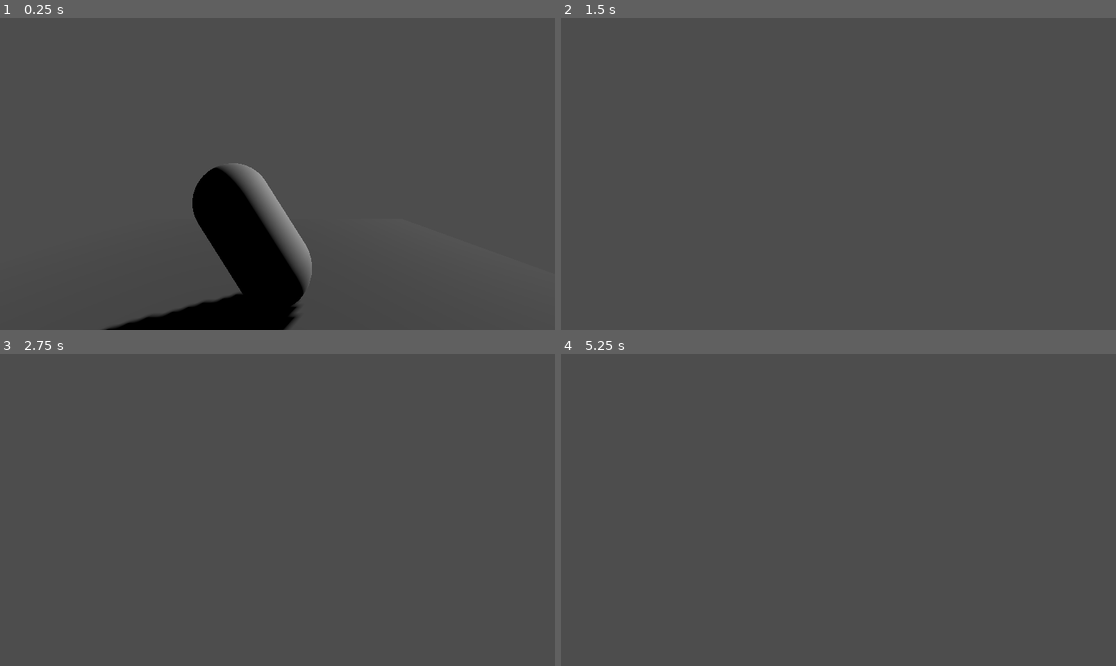
Above: before the commit, frames 1-4 (two rows, left to right).
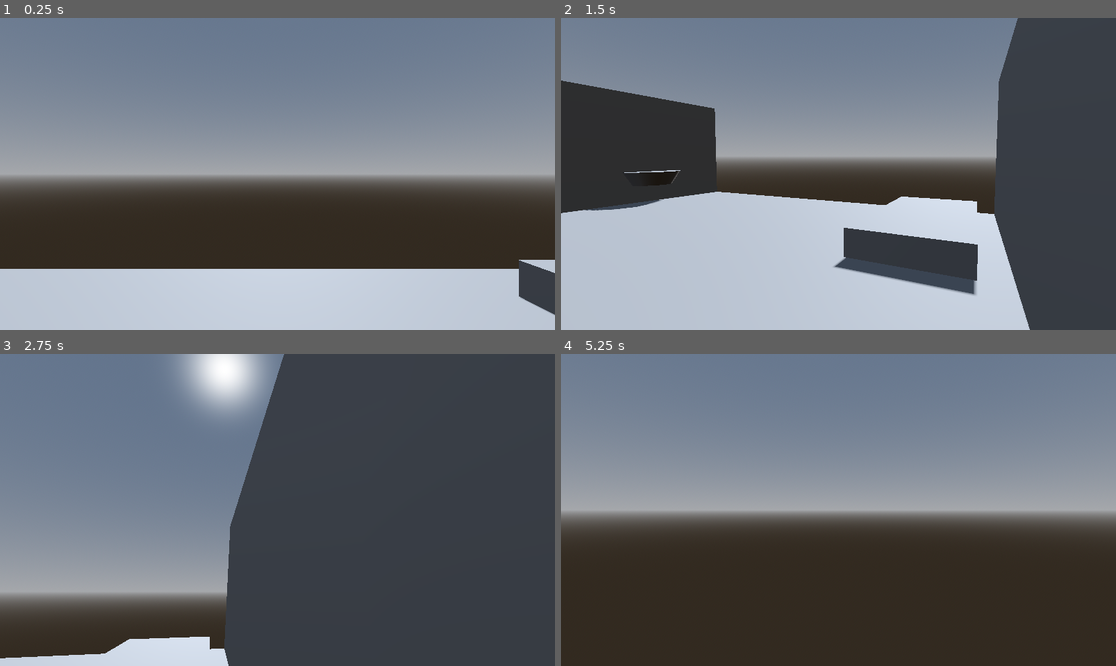
Above: after the commit, the same moments.

Repository: Pulvr/not-acrime
Game: Godot game, scene res://scenes/main/Main_Scene.tscn
Same seed, same stepped clock (60 frames per second), same inputs: the game is played once before the commit and once after it.
Inputs (mouse positions are in pixels of both pictures, inside the frame that each line leads up to):
- Up to frame 1 (0.25 s): no input
- Up to frame 2 (1.5 s): move the mouse to (960, 158) at 0.52 s; hold D (move_right) 0.53-1.28 s; tap Space (jump) at 0.77 s; move the mouse to (727, 189) at 1.27 s; hold S (move_back) from 1.28 s (still down)
- Up to frame 3 (2.75 s): tap Space (jump) at 1.52 s; move the mouse to (333, 441) at 2.02 s; release S (move_back) at 2.03 s; hold D (move_right) from 2.03 s (still down)
- Up to frame 4 (5.25 s): tap Enter at 2.75, 5 s; move the mouse to (810, 572) at 2.77 s; release D (move_right) at 2.78 s; hold W (move_forward) 2.78-3.53 s; tap Space (jump) at 3.02, 3.77, 4.25, 4.52 s; move the mouse to (1005, 556) at 3.52 s; hold A (move_left) 3.53-5.03 s; tap Escape (ui_cancel) at 4.15 s; move the mouse to (672, 463) at 4.27 s; move the mouse to (866, 510) at 5.02 s; hold S (move_back) from 5.03 s (still down)

The runs differ from the first frame. In frame 1, 96% of the frame differs, in the area x 0-100%, y 0-100%; in frame 2, 77%; in frame 3, 42%; in frame 4, 96%.

Commit message:
moved files, can look and move, sink and bed blocker

Diff:
--- /dev/null
+++ b/scenes/level/CellAssets/Bed.tscn
@@ -0,0 +1,17 @@
+[gd_scene format=3 uid="uid://i4rnktyy5fw2"]
+
+[sub_resource type="BoxShape3D" id="BoxShape3D_pra70"]
+size = Vector3(2, 0.5, 4)
+
+[sub_resource type="BoxMesh" id="BoxMesh_52kh1"]
+size = Vector3(2, 0.5, 4)
+
+[node name="Bed" type="Node3D" unique_id=591536656]
+
+[node name="StaticBody" type="StaticBody3D" parent="." unique_id=183825361]
+
+[node name="Collider" type="CollisionShape3D" parent="StaticBody" unique_id=937258279]
+shape = SubResource("BoxShape3D_pra70")
+
+[node name="Mesh" type="MeshInstance3D" parent="StaticBody" unique_id=2099151425]
+mesh = SubResource("BoxMesh_52kh1")
--- /dev/null
+++ b/scenes/level/CellAssets/sink.tscn
@@ -0,0 +1,21 @@
+[gd_scene format=3 uid="uid://d1lo7x64jcq6a"]
+
+[sub_resource type="CylinderMesh" id="CylinderMesh_e6fnn"]
+top_radius = 1.0
+bottom_radius = 0.7
+height = 0.5
+
+[sub_resource type="CylinderShape3D" id="CylinderShape3D_c8c3c"]
+height = 0.5
+radius = 1.0
+
+[node name="Sink" type="Node3D" unique_id=1475671396]
+
+[node name="Body" type="StaticBody3D" parent="." unique_id=912511058]
+
+[node name="Mesh" type="MeshInstance3D" parent="Body" unique_id=1230298537]
+mesh = SubResource("CylinderMesh_e6fnn")
+
+[node name="Collider" type="CollisionShape3D" parent="Body" unique_id=627401169]
+transform = Transform3D(1, 0, 0, 0, 1, 0, 0, 0, 1, 0, 0, -0.013533354)
+shape = SubResource("CylinderShape3D_c8c3c")
--- /dev/null
+++ b/scenes/level/OwnCell/Own_Cell.tscn
@@ -0,0 +1,64 @@
+[gd_scene format=3 uid="uid://c7vlv8yq4s18l"]
+
+[sub_resource type="BoxShape3D" id="BoxShape3D_vb3um"]
+size = Vector3(12, 0.2, 10)
+
+[sub_resource type="BoxMesh" id="BoxMesh_srgae"]
+size = Vector3(12, 0.2, 10)
+
+[sub_resource type="BoxMesh" id="BoxMesh_b6hc8"]
+size = Vector3(12, 4, 0.2)
+
+[sub_resource type="BoxShape3D" id="BoxShape3D_88ksm"]
+size = Vector3(12, 4, 0.2)
+
+[sub_resource type="BoxMesh" id="BoxMesh_216ls"]
+size = Vector3(0.2, 4, 10)
+
+[sub_resource type="BoxShape3D" id="BoxShape3D_b6hc8"]
+size = Vector3(0.2, 4, 10)
+
+[sub_resource type="BoxMesh" id="BoxMesh_30imb"]
+size = Vector3(0.2, 4, 10)
+
+[sub_resource type="BoxShape3D" id="BoxShape3D_216ls"]
+size = Vector3(0.3, 4, 10)
+
+[node name="Own_Cell" type="Node3D" unique_id=1328943470]
+
+[node name="Ground" type="StaticBody3D" parent="." unique_id=1789297809]
+
+[node name="Collider" type="CollisionShape3D" parent="Ground" unique_id=531825150]
+shape = SubResource("BoxShape3D_vb3um")
+
+[node name="Mesh" type="MeshInstance3D" parent="Ground" unique_id=1700668728]
+mesh = SubResource("BoxMesh_srgae")
+
+[node name="Wall_Back" type="StaticBody3D" parent="." unique_id=1156550562]
+transform = Transform3D(1, 0, 0, 0, 1, 0, 0, 0, 1, 0, 1.9662414, 4.9277067)
+
+[node name="MeshInstance3D" type="MeshInstance3D" parent="Wall_Back" unique_id=1051078114]
+mesh = SubResource("BoxMesh_b6hc8")
+
+[node name="CollisionShape3D" type="CollisionShape3D" parent="Wall_Back" unique_id=227723668]
+shape = SubResource("BoxShape3D_88ksm")
+
+[node name="Left_Righ_Walls" type="Node3D" parent="." unique_id=2097487552]
+
+[node name="Wall_Right" type="StaticBody3D" parent="Left_Righ_Walls" unique_id=1073648999]
+transform = Transform3D(1, 0, 0, 0, 1, 0, 0, 0, 1, 5.898626, 1.9547839, 0)
+
+[node name="MeshInstance3D" type="MeshInstance3D" parent="Left_Righ_Walls/Wall_Right" unique_id=1992160947]
+mesh = SubResource("BoxMesh_216ls")
+
+[node name="CollisionShape3D" type="CollisionShape3D" parent="Left_Righ_Walls/Wall_Right" unique_id=1511512054]
+shape = SubResource("BoxShape3D_b6hc8")
+
+[node name="Wall_Left" type="StaticBody3D" parent="Left_Righ_Walls" unique_id=922626842]
+transform = Transform3D(1, 0, 0, 0, 1, 0, 0, 0, 1, -5.935323, 2.0433269, 0)
+
+[node name="MeshInstance3D" type="MeshInstance3D" parent="Left_Righ_Walls/Wall_Left" unique_id=664732775]
+mesh = SubResource("BoxMesh_30imb")
+
+[node name="CollisionShape3D" type="CollisionShape3D" parent="Left_Righ_Walls/Wall_Left" unique_id=15222998]
+shape = SubResource("BoxShape3D_216ls")
--- a/scenes/level/Plane_World.tscn
+++ /dev/null
@@ -1,21 +0,0 @@
-[gd_scene format=3 uid="uid://c7vlv8yq4s18l"]
-
-[sub_resource type="BoxShape3D" id="BoxShape3D_vb3um"]
-size = Vector3(10, 0.2, 10)
-
-[sub_resource type="StandardMaterial3D" id="StandardMaterial3D_vb3um"]
-albedo_color = Color(0.3403393, 0.34033933, 0.3403393, 1)
-
-[sub_resource type="BoxMesh" id="BoxMesh_srgae"]
-material = SubResource("StandardMaterial3D_vb3um")
-size = Vector3(10, 0.2, 10)
-
-[node name="Floor" type="Node3D" unique_id=1328943470]
-
-[node name="Ground" type="StaticBody3D" parent="." unique_id=1789297809]
-
-[node name="Collider" type="CollisionShape3D" parent="Ground" unique_id=531825150]
-shape = SubResource("BoxShape3D_vb3um")
-
-[node name="Mesh" type="MeshInstance3D" parent="Ground" unique_id=1700668728]
-mesh = SubResource("BoxMesh_srgae")
--- /dev/null
+++ b/scenes/level/cell_with_assets.tscn
@@ -0,0 +1,15 @@
+[gd_scene format=3 uid="uid://dsqa847tnoi0a"]
+
+[ext_resource type="PackedScene" uid="uid://c7vlv8yq4s18l" path="res://scenes/level/OwnCell/Own_Cell.tscn" id="1_86qqa"]
+[ext_resource type="PackedScene" uid="uid://i4rnktyy5fw2" path="res://scenes/level/CellAssets/Bed.tscn" id="2_p36wa"]
+[ext_resource type="PackedScene" uid="uid://d1lo7x64jcq6a" path="res://scenes/level/CellAssets/sink.tscn" id="3_p36wa"]
+
+[node name="CellWithAssets" type="Node" unique_id=1841889827]
+
+[node name="Own_Cell" parent="." unique_id=1328943470 instance=ExtResource("1_86qqa")]
+
+[node name="Bed" parent="." unique_id=591536656 instance=ExtResource("2_p36wa")]
+transform = Transform3D(1, 0, 0, 0, 1, 0, 0, 0, 1, 4.3330097, 0.36378026, -1.8355689)
+
+[node name="Sink" parent="." unique_id=1475671396 instance=ExtResource("3_p36wa")]
+transform = Transform3D(-4.371139e-08, 0, 1, 0, 1, 0, -1, 0, -4.371139e-08, -5.9359345, 0.97909427, -2.050541)
--- a/scenes/main/Main_Scene.tscn
+++ b/scenes/main/Main_Scene.tscn
@@ -1,19 +1,27 @@
 [gd_scene format=3 uid="uid://cgodu8m8qwk4j"]
 
-[ext_resource type="PackedScene" uid="uid://c7vlv8yq4s18l" path="res://scenes/level/Plane_World.tscn" id="1_7i1vd"]
-[ext_resource type="PackedScene" uid="uid://cptb6i8wj8lhs" path="res://Pill.tscn" id="2_eyuud"]
+[ext_resource type="PackedScene" uid="uid://dsqa847tnoi0a" path="res://scenes/level/cell_with_assets.tscn" id="3_7i1vd"]
 [ext_resource type="PackedScene" uid="uid://dde3h81eyjbg3" path="res://scenes/player/Player.tscn" id="3_iip3i"]
 
-[node name="Main_Scene" type="Node3D" unique_id=349355966]
+[sub_resource type="ProceduralSkyMaterial" id="ProceduralSkyMaterial_rcsjo"]
 
-[node name="Floor" parent="." unique_id=1328943470 instance=ExtResource("1_7i1vd")]
+[sub_resource type="Sky" id="Sky_7i1vd"]
+sky_material = SubResource("ProceduralSkyMaterial_rcsjo")
 
-[node name="Pill" parent="." unique_id=1046045228 instance=ExtResource("2_eyuud")]
-transform = Transform3D(0.8660254, -0.5, 0, 0.5, 0.8660254, 0, 0, 0, 1, 0, 1.1208497, 0)
+[sub_resource type="Environment" id="Environment_rcsjo"]
+background_mode = 2
+sky = SubResource("Sky_7i1vd")
+
+[node name="Main_Scene" type="Node" unique_id=1231392842]
 
 [node name="DirectionalLight3D" type="DirectionalLight3D" parent="." unique_id=170147085]
-transform = Transform3D(-0.7071068, -4.214685e-08, 0.70710677, 0.49999997, 0.70710677, 0.50000006, -0.5, 0.7071068, -0.5, 5.5472097, 5.888022, -8.851535)
+transform = Transform3D(1, 0, 0, 0, -0.7372774, 0.67559016, 0, -0.67559016, -0.7372774, 14.795, 18.22, 0)
 shadow_enabled = true
 
 [node name="Player" parent="." unique_id=1995347876 instance=ExtResource("3_iip3i")]
-transform = Transform3D(1, 0, 0, 0, 1, 0, 0, 0, 1, 0.28025937, 1.1374159, 2.6854727)
+transform = Transform3D(1, 0, 0, 0, 1, 0, 0, 0, 1, 0, 2.567912, 0)
+
+[node name="CellWithAssets" parent="." unique_id=1841889827 instance=ExtResource("3_7i1vd")]
+
+[node name="WorldEnvironment" type="WorldEnvironment" parent="." unique_id=1087413421]
+environment = SubResource("Environment_rcsjo")
--- a/scenes/player/Player.tscn
+++ b/scenes/player/Player.tscn
@@ -4,13 +4,16 @@
 
 [sub_resource type="CapsuleShape3D" id="CapsuleShape3D_wr5hl"]
 
-[node name="Player" type="Node3D" unique_id=1995347876]
-
-[node name="CharacterBody3D" type="CharacterBody3D" parent="." unique_id=2030428253]
+[node name="PlayerNode" type="CharacterBody3D" unique_id=1065406681]
 script = ExtResource("1_xhfnw")
 
-[node name="CollisionShape3D" type="CollisionShape3D" parent="CharacterBody3D" unique_id=428711341]
+[node name="Collider" type="CollisionShape3D" parent="." unique_id=428711341]
 shape = SubResource("CapsuleShape3D_wr5hl")
 
-[node name="Camera3D" type="Camera3D" parent="CharacterBody3D" unique_id=2054780268]
+[node name="Head" type="Node3D" parent="." unique_id=1481642959]
+
+[node name="Camera3D" type="Camera3D" parent="Head" unique_id=2054780268]
 transform = Transform3D(1, 0, 0, 0, 1, 0, 0, 0, 1, 0, 0.70235276, 0)
+keep_aspect = 0
+current = true
+fov = 90.0
--- a/scenes/player/player.gd
+++ b/scenes/player/player.gd
@@ -3,42 +3,57 @@
 @export var speed = 10
 @export var fall_acceleration = 70
 @export var jump_impulse = 10
+@export var mouse_sensitivity = 0.002
 
 var target_velocity = Vector3.ZERO
 
+# Reference the "Head" node to rotate it vertically
+@onready var head = $Head
+
+func _ready():
+	# Captures the mouse and hides it
+	Input.set_mouse_mode(Input.MOUSE_MODE_CAPTURED)
+
+func _input(event):
+	# Handle mouse movement
+	if event is InputEventMouseMotion:
+		# Rotate the whole player left/right (Y axis)
+		rotate_y(-event.relative.x * mouse_sensitivity)
+
+		# Rotate only the head up/down (X axis)
+		head.rotate_x(-event.relative.y * mouse_sensitivity)
+
+		# Clamp the vertical rotation so you can't flip upside down
+		head.rotation.x = clamp(head.rotation.x, deg_to_rad(-89), deg_to_rad(89))
+
 func _physics_process(delta):
-	var direction = Vector3.ZERO
+	# Get the input direction based on the player's CURRENT rotation
+	var input_dir = Input.get_vector("move_left", "move_right", "move_forward", "move_back")
 
-	if Input.is_action_pressed("move_right"):
-		direction.x += 1
-	if Input.is_action_pressed("move_left"):
-		direction.x -= 1
-	if Input.is_action_pressed("move_back"):
-		direction.z += 1
-	if Input.is_action_pressed("move_forward"):
-		direction.z -= 1
+	# transform.basis allows "forward" to be wherever the player is facing
+	var direction_vector = (transform.basis * Vector3(input_dir.x, 0, input_dir.y)).normalized()
 
-	# 1. Handle Horizontal Movement
-	if direction != Vector3.ZERO:
-		direction = direction.normalized()
-		target_velocity.x = direction.x * speed
-		target_velocity.z = direction.z * speed
+	# Handle Horizontal Movement
+	if direction_vector:
+		target_velocity.x = direction_vector.x * speed
+		target_velocity.z = direction_vector.z * speed
 	else:
 		target_velocity.x = move_toward(target_velocity.x, 0, speed)
 		target_velocity.z = move_toward(target_velocity.z, 0, speed)
 
-	# 2. Handle Gravity
+	# Handle Gravity
 	if not is_on_floor():
 		target_velocity.y -= fall_acceleration * delta
 	else:
-		# Stop accumulating gravity when grounded
 		target_velocity.y = 0
 
-	# 3. Handle Jumping
-	# We check this separately so it overrides the "grounded" 0 velocity
+	# Handle Jumping
 	if is_on_floor() and Input.is_action_just_pressed("jump"):
 		target_velocity.y = jump_impulse
 
-	# 4. Moving the Character
+	# Unlock mouse with ESC (useful for testing)
+	if Input.is_action_just_pressed("ui_cancel"):
+		Input.set_mouse_mode(Input.MOUSE_MODE_VISIBLE)
+
 	velocity = target_velocity
 	move_and_slide()
